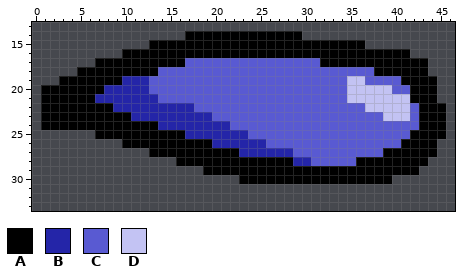
Pixel-art sprite: images/waterShot.png. Above is the file before it was changed.
The file is 48x48 pixels. Shown: x 0..46, y 13..33.
Palette (. is transparent): A #000000  B #2425a8  C #595ad2  D #c3c3f3
Pixels before, first column x 1:
14 ................AAAAAAAAAAAAA................
15 ............AAAAAAAAAAAAAAAAAAAAAAAA.........
16 .........AAAAAAAAAAAAAAAAAAAAAAAAAAAAAAAA....
17 ......AAAAAAAAAACCCCCCCCCCCCCCCAAAAAAAAAAAA..
18 ....AAAAAAAAACCCCCCCCCCCCCCCCCCCCCCCCAAAAAA..
19 ..AAAAAAABBBCCCCCCCCCCCCCCCCCCCCCCDDCCCCAAAA.
20 AAAAAAABBBBBCCCCCCCCCCCCCCCCCCCCCCDDDDDCCAAA.
21 AAAAAABBBBBBBCCCCCCCCCCCCCCCCCCCCCDDDDDDDAAA.
22 AAAAAAAABBBBBBBBBCCCCCCCCCCCCCCCCCCCDDDDDCAAA
23 AAAAAAAAAABBBBBBBBBCCCCCCCCCCCCCCCCCCCDDDCAAA
24 AAAAAAAAAAAAABBBBBBBBCCCCCCCCCCCCCCCCCCCCCAAA
25 ......AAAAAAAAAABBBBBBBCCCCCCCCCCCCCCCCCCAAAA
26 .........AAAAAAAAAABBBBBBCCCCCCCCCCCCCCCAAAA.
27 ............AAAAAAAAAABBBBBBCCCCCCCCCCAAAAAA.
28 ...............AAAAAAAAAAAAABBCCCCCAAAAAAAA..
29 ..................AAAAAAAAAAAAAAAAAAAAAAAA...
30 ......................AAAAAAAAAAAAAAAAA......
The same view after the edit:
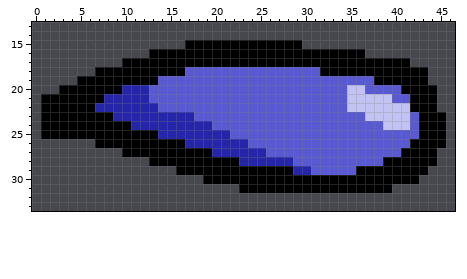
Diff:
Changed rows in their new state; - is an unchanged pixel.
first column x 1:
14 ----------------.............----------------
15 ------------....-------------.......---------
16 ---------...------------------------.....----
17 ------...-------AAAAAAAAAAAAAAA----------..--
18 ----..-------AAA---------------AAAAAA--------
19 --..-----AAAA---------------------CC-AAA---.-
20 ..-----AA---------------------------CCC-A----
21 ------A-----C--------------------------CC----
22 ------BB-----CCCC-----------------DD-----A--.
23 --------BB-------CC-----------------DD-------
24 ----------BBB------CC-----------------DDD----
25 AAAAAA-------BBB-----CC------------------C---
26 ------AAA-------BBB----CC---------------C---A
27 ---------AAA-------BBB---CCC----------CC-----
28 ------------AAA-------BBBBBBCC-----CCC-----A-
29 ---------------AAA----------BBCCCCC-------A--
30 ------------------AAAA-----------------AAA---
31 ----------------------AAAAAAAAAAAAAAAAA------
Changed places in both pictures, as pixel boxes (x1, y1, x2, y2):
changed: (41, 31, 446, 193)
